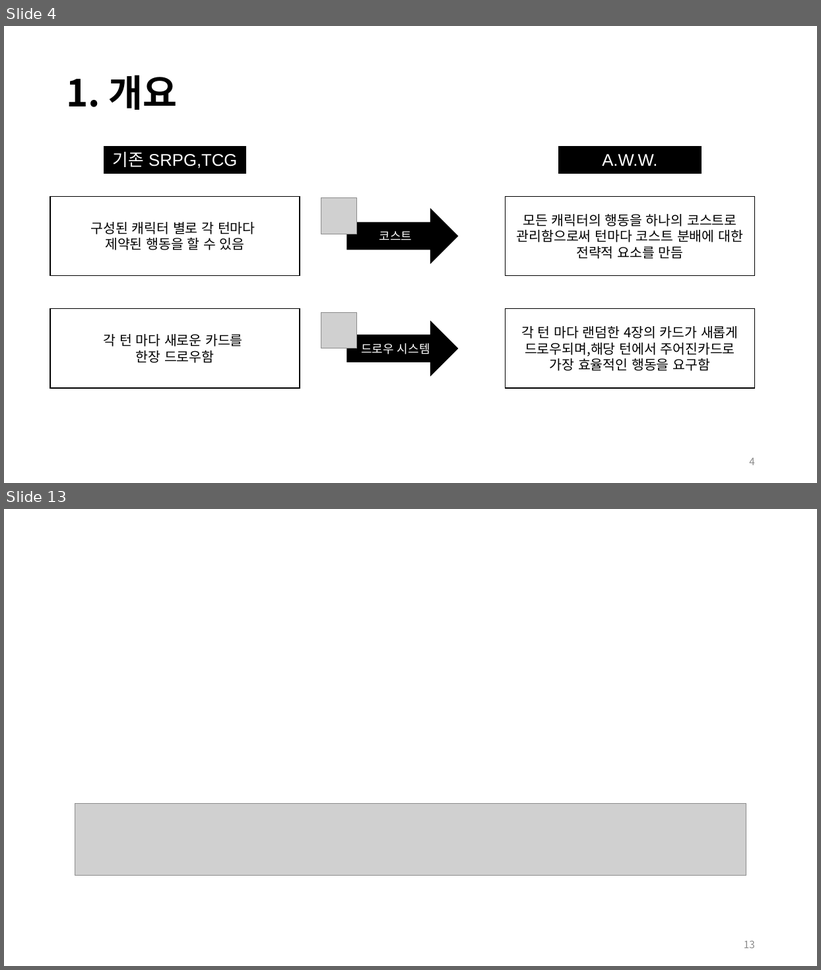
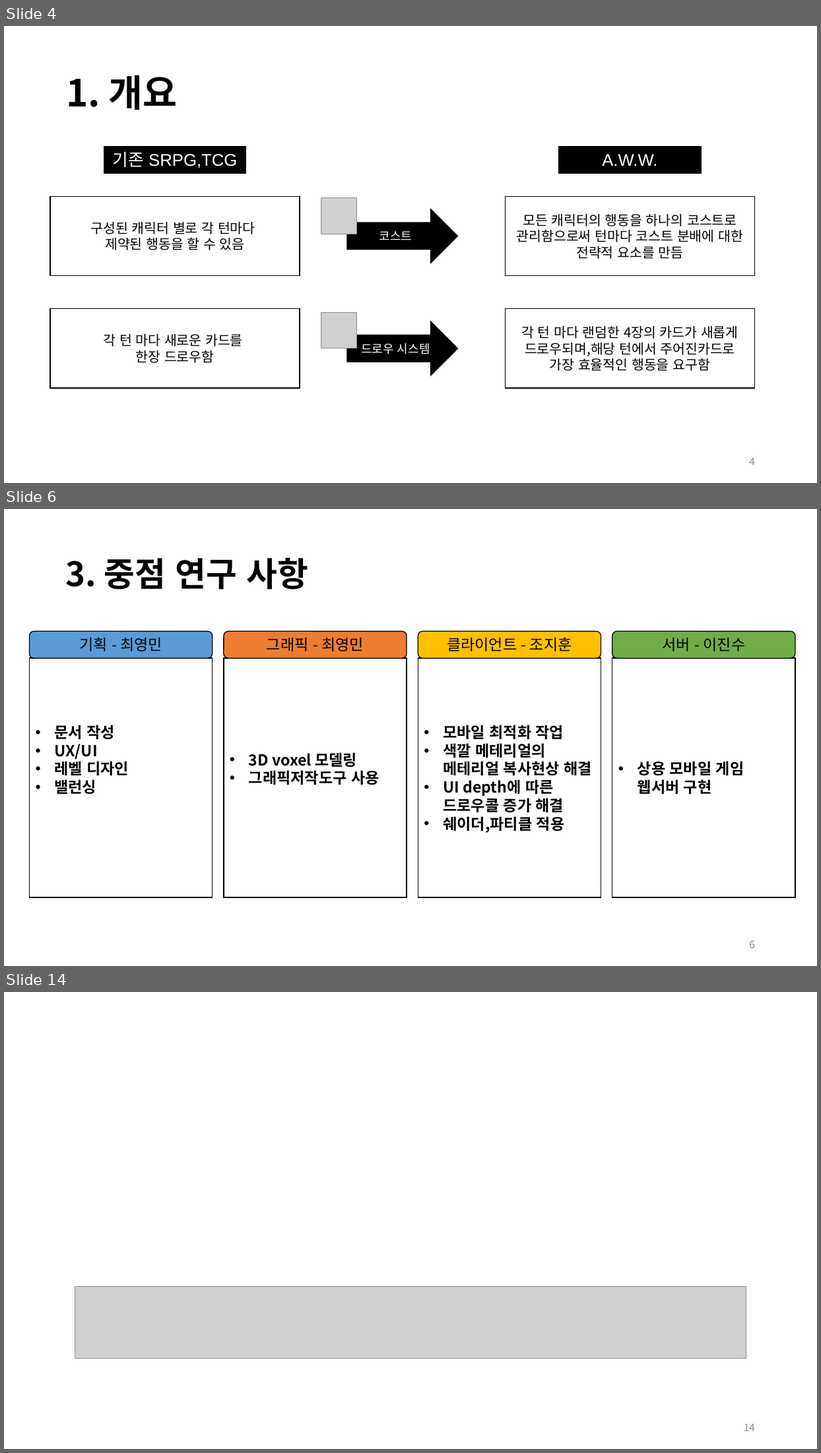
Before and after one commit to JinsooLee-Testing/aww, a slide deck: 기획문서/중간발표/Aww_중간발표.pptx. Shown one above the other, each under a label of ours: slides 4 and 13 before the commit, slides 4, 6 and 14 after it; the slides between them are not shown. The pictures are 821x970 and 821x1453 pixels, drawn with LibreOffice and Linux fonts; fonts in the diff are those of the drawing; grey boxes stand for pictures; background and template pictures are left out. Boxes give left, top, right and bottom in pixels: in the first picture for what was removed or moved away, otherwise in the second. Text is boxed around its words. In the diff, an @@ line names an element or a change of style, - is before the commit and + after.

```diff
--- a/기획문서/중간발표/Aww_중간발표.pptx
+++ b/기획문서/중간발표/Aww_중간발표.pptx
@@ slide 6 added at bbox=[4, 509, 817, 966], background picture (left out) @@
@@ title added at bbox=[66, 558, 308, 590], 39.6 pt, text #000000, bold @@
+3. 중점 연구 사항
@@ rounded rectangle added at bbox=[30, 632, 213, 658], fill #5B9BD5, outline #000000 1 pt, 18 pt, text #000000 @@
+기획 - 최영민
@@ rounded rectangle added at bbox=[224, 632, 407, 658], fill #ED7D31, outline #000000 1 pt, 18 pt, text #000000 @@
+그래픽 - 최영민
@@ rounded rectangle added at bbox=[418, 632, 601, 658], fill #FFC000, outline #000000 1 pt, 18 pt, text #000000 @@
+클라이언트 - 조지훈
@@ rounded rectangle added at bbox=[613, 632, 796, 658], fill #70AD47, outline #000000 1 pt, 18 pt, text #000000 @@
+서버 - 이진수
@@ rectangle added at bbox=[30, 658, 213, 898], fill #FFFFFF, outline #000000 1 pt, 18 pt, text #000000, bold @@
+• 문서 작성
+• UX/UI
+• 레벨 디자인
+• 밸런싱
@@ rectangle added at bbox=[224, 658, 407, 898], fill #FFFFFF, outline #000000 1 pt, 18 pt, text #000000, bold @@
+• 3D voxel 모델링
+• 그래픽저작도구 사용
@@ rectangle added at bbox=[418, 658, 601, 898], fill #FFFFFF, outline #000000 1 pt, 18 pt, text #000000, bold @@
+• 모바일 최적화 작업
+• 색깔 메테리얼의 메테리얼 복사현상 해결
+• UI depth에 따른 드로우콜 증가 해결
+• 쉐이더,파티클 적용
@@ rectangle added at bbox=[613, 658, 796, 898], fill #FFFFFF, outline #000000 1 pt, 18 pt, text #000000, bold @@
+• 상용 모바일 게임 웹서버 구현
@@ page number added at bbox=[749, 941, 755, 949], 12 pt, text #8C8C8C @@
+6
@@ what was slide 13 is now slide 14 @@
@@ page number at bbox=[744, 1424, 755, 1432]: text changed @@
-13
+14
```
Also in this commit, not shown: 9 slides changed, 1 other slide added, 1 other file.
